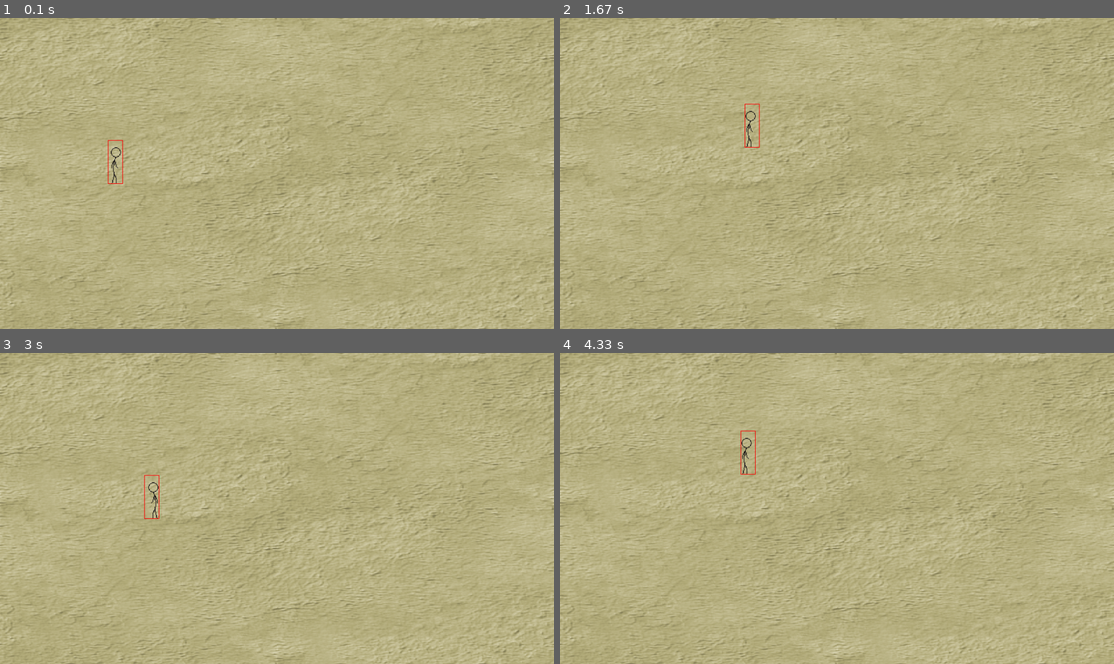
Above: before the commit, frames 1-4 (two rows, left to right).
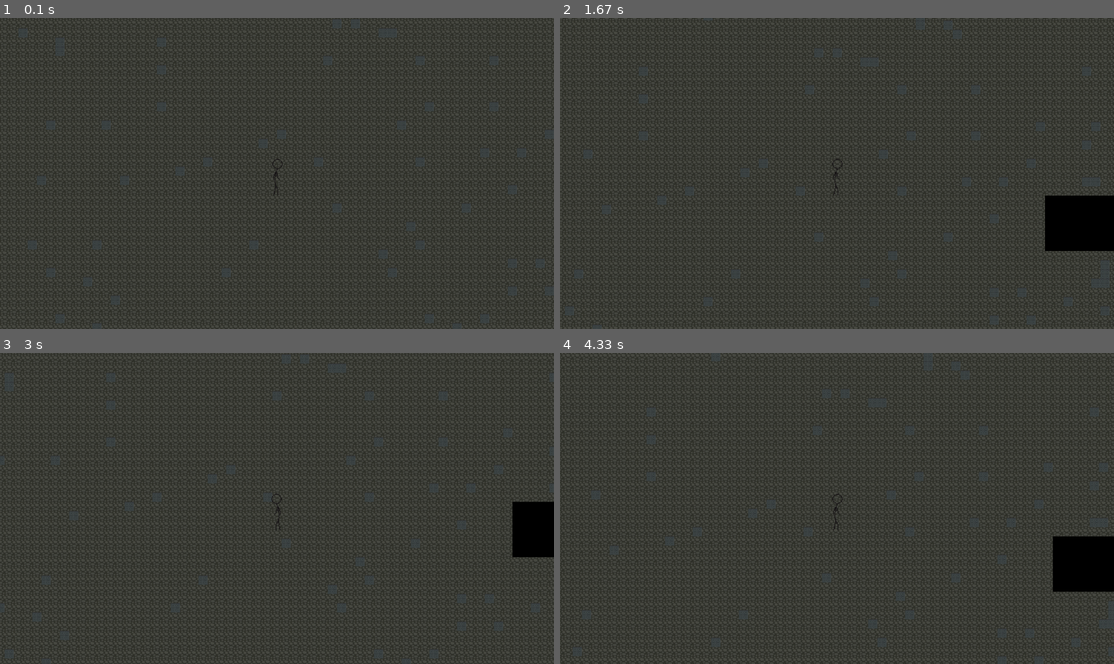
Above: after the commit, the same moments.

Repository: Flugerops/Down-to-the-roots-pygame
Game: pygame game, started from game.py
Same seed, same stepped clock (60 frames per second), same inputs: the game is played once before the commit and once after it.
Inputs (mouse positions are in pixels of both pictures, inside the frame that each line leads up to):
- Up to frame 1 (0.1 s): no input
- Up to frame 2 (1.67 s): press the mouse at (814, 189) at 0.37 s; move the mouse to (914, 176) at 0.47 s; release the mouse at (1014, 164) at 0.6 s; hold D 0.67-1.13 s; move the mouse to (842, 195) at 0.7 s; hold W 1.17-1.47 s; hold D from 1.5 s (still down)
- Up to frame 3 (3 s): release D at 1.97 s; hold A 2-2.53 s; hold S 2.57-2.87 s; hold A from 2.9 s (still down)
- Up to frame 4 (4.33 s): release A at 3.3 s; hold W 3.33-3.7 s; hold D from 3.73 s (still down)

The runs differ from the first frame. In frame 1, 100% of the frame differs, in the area x 0-100%, y 0-100%; in frame 2, 100%; in frame 3, 100%; in frame 4, 100%.

Commit message:
camera working finally

Diff:
--- a/entities/bullet.py
+++ b/entities/bullet.py
@@ -2,49 +2,28 @@
 from pygame import sprite, image, Vector2, transform, key, K_w, K_s, K_d, K_a, Rect, mouse, time
 
 
-# class Bullet(sprite.Sprite):
-#     def __init__(self, x, y, angle, speed) -> None:
-#         super().__init__()
-#         self.image = transform.rotozoom(image.load("assets/effects/white_bullet.png").convert_alpha(), 0, 1.4)
-#         self.rect = self.image.get_rect()
-#         self.rect.center = (x, y)
-#         self.x = x
-#         self.y = y
-#         self.speed = speed
-#         self.angle = angle
-#         self.x_vel = cos(self.angle * (2*pi/360)) * self.speed
-#         self.y_vel = sin(self.angle * (2*pi/360)) * self.speed
-
-#     def bullet_move(self):
-#         self.x += self.x_vel
-#         self.y += self.y_vel
-#         self.rect.x = int(self.x)
-#         self.rect.y = int(self.y)
-
-#     def update(self):
-#         self.bullet_move()
-
 class Bullet(sprite.Sprite):
-    def __init__(self, x, y, speed, mouse_x, mouse_y, lifetime) -> None:
+    def __init__(self, x, y, speed, angle, lifetime) -> None:
         super().__init__()
         self.image = transform.rotozoom(image.load("assets/effects/white_bullet.png").convert_alpha(), 0, 1.4)
+        self.rect = self.image.get_rect()
+        self.rect.center = (x, y)
         self.x = x
         self.y = y
+        self.angle = angle
         self.speed = speed
-        self.angle = atan2(y-mouse_y, x-mouse_x)
         angle_degrees = degrees(self.angle)
-        self.image = transform.rotate(self.image, -angle_degrees)
+        self.image = transform.rotate(self.image, -self.angle)
         self.rect = self.image.get_rect()
-        self.rect.center = (x, y)
-        self.x_vel = cos(self.angle) * self.speed
-        self.y_vel = sin(self.angle) * self.speed
+        self.x_vel = cos(self.angle * (2*pi/360)) * self.speed
+        self.y_vel = sin(self.angle * (2*pi/360)) * self.speed
         self.lifetime = lifetime
         self.spawn_time = time.get_ticks()
 
 
     def bullet_move(self):
-        self.x -= self.x_vel
-        self.y -= self.y_vel
+        self.x += self.x_vel
+        self.y += self.y_vel
 
         self.rect.x = int(self.x)
         self.rect.y = int(self.y)
@@ -54,3 +33,34 @@
 
     def update(self):
         self.bullet_move()
+
+# class Bullet(sprite.Sprite):
+#     def __init__(self, x, y, speed, mouse_x, mouse_y, lifetime) -> None:
+#         super().__init__()
+#         self.image = transform.rotozoom(image.load("assets/effects/white_bullet.png").convert_alpha(), 0, 1.4)
+#         self.x = x
+#         self.y = y
+#         self.speed = speed
+#         self.angle = atan2(y-mouse_y, x-mouse_x)
+#         angle_degrees = degrees(self.angle)
+#         self.image = transform.rotate(self.image, -angle_degrees)
+#         self.rect = self.image.get_rect()
+#         self.rect.center = (x, y)
+#         self.x_vel = cos(self.angle) * self.speed
+#         self.y_vel = sin(self.angle) * self.speed
+#         self.lifetime = lifetime
+#         self.spawn_time = time.get_ticks()
+
+
+#     def bullet_move(self):
+#         self.x -= self.x_vel
+#         self.y -= self.y_vel
+
+#         self.rect.x = int(self.x)
+#         self.rect.y = int(self.y)
+
+#         if time.get_ticks() - self.spawn_time > self.lifetime:
+#             self.kill()
+
+#     def update(self):
+#         self.bullet_move()
--- /dev/null
+++ b/entities/camera.py
@@ -0,0 +1,42 @@
+# from pygame import sprite, math, display, image, Vector2
+# from settings import WIDTH, HEIGHT
+# from layer import all_sprites_group
+
+
+# class Camera(sprite.Sprite):
+#     def __init__(self, player, screen) -> None:
+#         super().__init__()
+#         self.offset = math.Vector2()
+#         self.screen = screen
+#         self.player = player
+#         self.background = image.load("assets/level/ground.png").convert_alpha()
+#         self.floor_rect = self.background.get_rect(topleft=(0,0))
+
+
+#     def custom_draw(self):
+#         self.offset.x = self.player.rect.centerx - self.screen.get_width() // 2
+#         self.offset.y = self.player.rect.centery - self.screen.get_height() // 2
+
+#         floor_offset_pos = self.floor_rect.topleft - self.offset
+#         self.screen.blit(self.background, floor_offset_pos)
+
+#         for sprite in all_sprites_group:
+#             offset_pos = sprite.rect.topleft - self.offset
+#             self.screen.blit(sprite.image, offset_pos)
+
+
+# # class Camera(sprite.Sprite):
+# #     def __init__(self) -> None:
+# #         super().__init__()
+# #         self.display_surface = display.get_surface()
+# #         self.offset = Vector2()
+# #         self.ground_surface = image.load("assets/level/ground.png").convert_alpha()
+# #         self.ground_rect = self.ground_surface.get_rect(topleft = (0, 0))
+
+# #     def custom_draw(self):
+# #         ground_offset = self.ground_rect.topleft + self.offset
+# #         self.display_surface.blit(self.ground_rect, ground_offset)
+
+# #         for sprite in sorted(self.sprites(), key = lambda sprite: sprite.rect.centery):
+# #             offset_pos = sprite.rect.topleft + self.offset
+# #             self.display_surface.blit(sprite.image, offset_pos)
--- a/entities/player.py
+++ b/entities/player.py
@@ -1,9 +1,9 @@
 from math import sqrt, degrees, atan2
 from pygame import sprite, image, Vector2, transform, key, K_w, K_s, K_d, K_a, Rect, mouse, mask, KEYUP
-from settings import PLAYER_X, PLAYER_Y
+from settings import WIDTH, HEIGHT
+from layer import Spritesheet, bullet_group, all_sprites_group
 from .bullet import Bullet
-from layer import Spritesheet, bullet_group, all_sprites_group
-from settings import WIDTH, HEIGHT
+
 
 
 class Player(sprite.Sprite):
@@ -11,21 +11,16 @@
         super().__init__()
         sprites = Spritesheet(image.load("assets/player/Thin.png").convert_alpha())
         self.image = sprites.get_image(7, w, h, size, (0,0,0))
-        self.pos = Vector2(PLAYER_X, PLAYER_Y)
+        self.pos = Vector2(WIDTH, HEIGHT)
         self.speed = speed
         self.rect = self.image.get_rect(center=self.pos)
         self.flipped = False
         self.shoot = False
         self.shoot_cooldown = 0
-        # self.mask = mask.from_surface(self.image)
-        # self.mask_image = self.mask.to_surface()
-
-    def move(self):
         self.velocity_x = 0
         self.velocity_y = 0
-
+    def move(self):
         keys = key.get_pressed()
-
         if keys[K_w]:
             self.velocity_y = -self.speed
 
@@ -52,8 +47,6 @@
         else:
             self.shoot = False
 
-
-
         if self.velocity_x != 0 and self.velocity_y != 0:
             self.velocity_x /= sqrt(2)
             self.velocity_y /= sqrt(2)
@@ -70,22 +63,23 @@
     #     angle = int(degrees(atan2(y_changed_mouse, x_changed_mouse)))
     #     return (angle) % 360
 
-    # def get_mouse_pos(self):
-    #     self.mouse_coords = mouse.get_pos()
-    #     self.x_changed_mouse = (self.mouse_coords[0] - (WIDTH // 2))
-    #     self.y_changed_mouse = (self.mouse_coords[1] - (HEIGHT // 2))
-    #     self.angle = int(degrees(atan2(self.y_changed_mouse, self.x_changed_mouse)))
-    #     self.angle = (self.angle) % 360
+    def get_mouse_pos(self):
+        self.mouse_coords = mouse.get_pos()
+        self.x_changed_mouse = (self.mouse_coords[0] - WIDTH // 2)
+        self.y_changed_mouse = (self.mouse_coords[1] - HEIGHT // 2)
+        self.angle = degrees(atan2(self.y_changed_mouse, self.x_changed_mouse))
 
     def shooting(self):
         if self.shoot_cooldown == 0:
             self.shoot_cooldown = 20
             bullet_pos = self.pos
+            self.get_mouse_pos()
             # self.get_mouse_pos()
             # self.angle = (self.mouse_coords[0], self.mouse_coords[1])
             # self.bullet = Bullet(bullet_pos[0], bullet_pos[1], self.angle, 50)
             mouse_x, mouse_y = mouse.get_pos()
-            self.bullet = Bullet(bullet_pos[0], bullet_pos[1], 50, mouse_x, mouse_y, 500)
+            # self.bullet = Bullet(bullet_pos[0], bullet_pos[1], 50, mouse_x, mouse_y, 500)
+            self.bullet = Bullet(bullet_pos[0], bullet_pos[1], 50, self.angle, 500)
             bullet_group.add(self.bullet)
             all_sprites_group.add(self.bullet)
 
--- a/game.py
+++ b/game.py
@@ -1,8 +1,10 @@
 import pygame
 from sys import exit
+from pygame.sprite import Group
 from settings import WIDTH, HEIGHT, FPS
 from entities import Player
-from layer import all_sprites_group, bullet_group
+from layer import all_sprites_group, bullet_group, Camera
+
 
 
 pygame.init()
@@ -12,12 +14,14 @@
 pygame.display.set_caption("Down to the roots")
 clock = pygame.time.Clock()
 
-background = pygame.transform.scale(pygame.image.load("assets/level/background.png").convert(), (WIDTH, HEIGHT))
-
+background = pygame.image.load("assets/level/ground.png").convert()
 
 
 player = Player(size=2.5, speed=7, w=21, h=61)
+camera = Camera(background)
+
 all_sprites_group.add(player)
+
 
 
 while True:
@@ -26,10 +30,12 @@
         if event.type == pygame.QUIT:
             pygame.quit()
             exit()
-    screen.blit(background, (0, 0))
+    # all_sprites_group.draw(screen)
+    camera.custom_draw(player=player, screen=screen)
+    all_sprites_group.update()
+    # screen.blit(background, (0, 0))
     # screen.blit(player.mask_image, (0,0))
-    all_sprites_group.draw(screen)
-    all_sprites_group.update()
-    pygame.draw.rect(screen, "red", player.rect, width=2)
+
+
     pygame.display.update()
     clock.tick(FPS)
--- a/layer/__init__.py
+++ b/layer/__init__.py
@@ -1,2 +1,3 @@
 from .spritesheet import Spritesheet
 from .sprites import bullet_group, all_sprites_group
+from .camera_group import Camera
--- /dev/null
+++ b/layer/camera_group.py
@@ -0,0 +1,21 @@
+from pygame import sprite, display, image, math, Vector2
+from settings import WIDTH, HEIGHT
+from layer import all_sprites_group
+
+
+class Camera(sprite.Group):
+    def __init__(self, background):
+        super().__init__()
+        self.offset = Vector2()
+        self.background = background
+        self.floor_rect = background.get_rect(topleft = (0, 0))
+
+    def custom_draw(self, player, screen):
+        self.offset.x = player.rect.centerx - WIDTH // 2
+        self.offset.y = player.rect.centery - HEIGHT // 2
+        floor_offset_pos = self.floor_rect.topleft - self.offset
+        screen.blit(self.background, floor_offset_pos)
+
+        for sprite in all_sprites_group:
+            offset_pos = sprite.rect.topleft - self.offset
+            screen.blit(sprite.image, offset_pos)
--- a/settings.py
+++ b/settings.py
@@ -1,6 +1,3 @@
 WIDTH = 1920
 HEIGHT = 1080
 FPS = 60
-
-PLAYER_X = 400
-PLAYER_Y = 500
